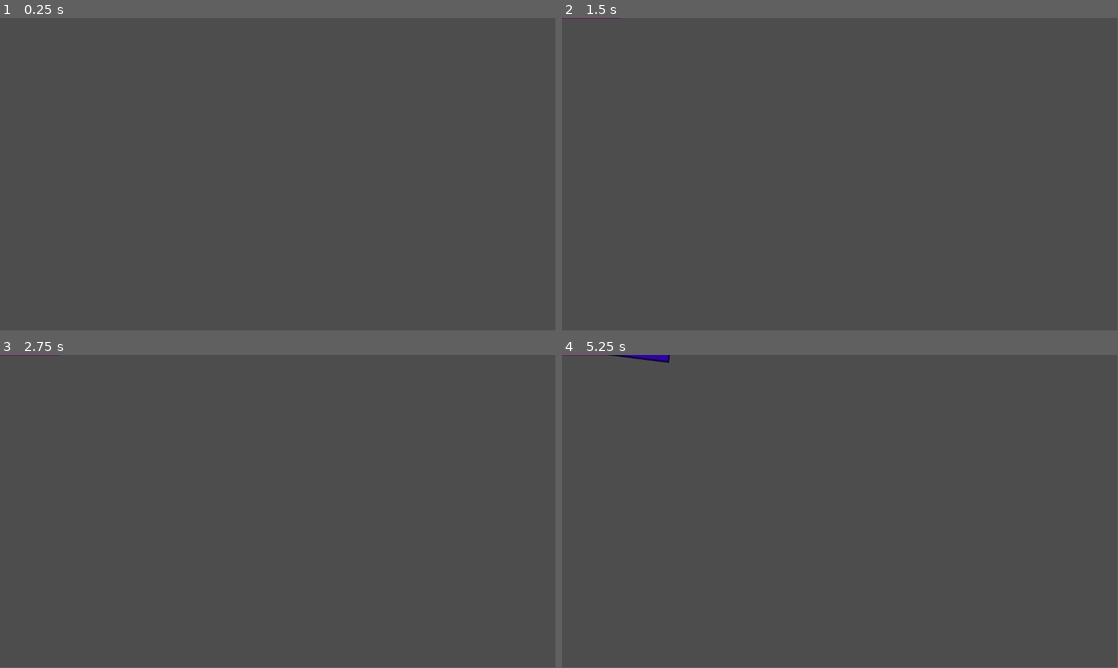
Above: before the commit, frames 1-4 (two rows, left to right).
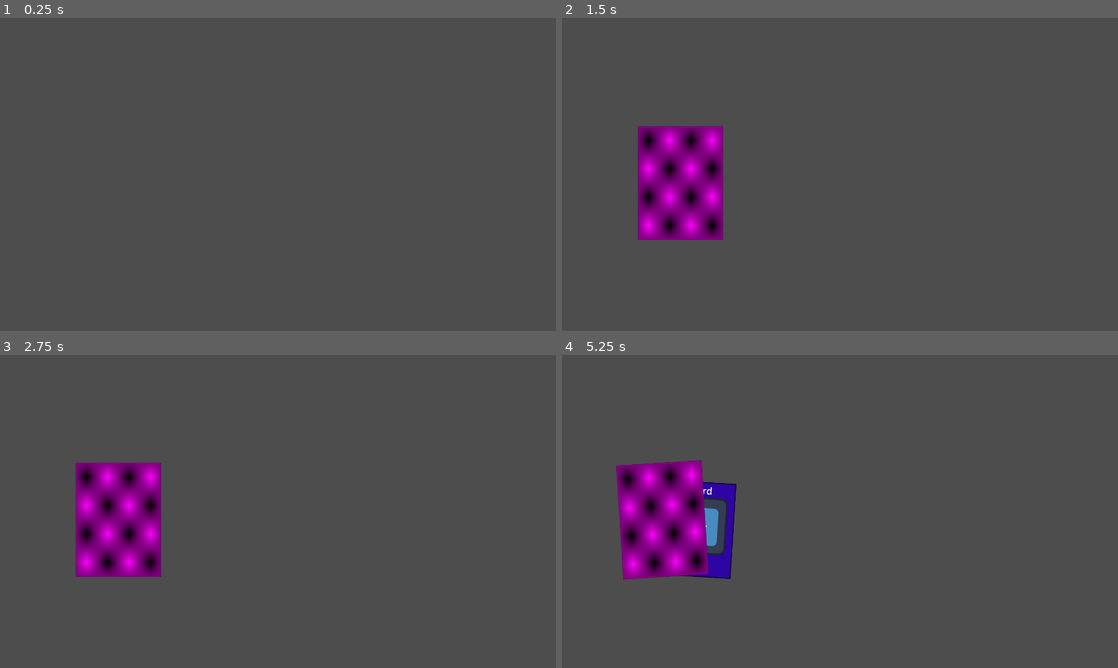
Above: after the commit, the same moments.

Repository: MamaDespik/GGJ-1
Game: Godot game, scene res://Cards/hand.tscn
Two runs of this game, one before a commit and one after it. Both use one fixed random seed, a clock stepped at 60 frames per second and the inputs below. This scene is started directly instead of the project's main scene. The engine's default icon, where the game draws it, is replaced by a stand-in: a white triangle on a blue panel in a dark square.
Inputs (mouse positions are in pixels of both pictures, inside the frame that each line leads up to):
- Up to frame 1 (0.25 s): no input
- Up to frame 2 (1.5 s): tap Enter (ui_accept) at 0.5, 0.77, 1.07 s; move the mouse to (962, 158) at 0.52 s; press the mouse at (962, 158) at 0.53 s; hold D (move_right) 0.53-1.28 s; tap Mouse wheel up (change_highlight_left, bound only after the… at 0.8, 1.35 s; move the mouse to (728, 190) at 1.27 s; release the mouse at (728, 190) at 1.28 s; hold S (move_down) from 1.28 s (still down)
- Up to frame 3 (2.75 s): tap Enter (ui_accept) at 1.52, 1.82, 2.3 s; tap Mouse wheel down (change_highlight_right, bound only after … at 1.55 s; move the mouse to (333, 442) at 2.02 s; release S (move_down) at 2.03 s; hold D (move_right) from 2.03 s (still down); hold Mouse wheel down (change_highlight_right, bound only after … from 2.03 s (still down)
- Up to frame 4 (5.25 s): move the mouse to (812, 574) at 2.77 s; release D (move_right) at 2.78 s; release Mouse wheel down (change_highlight_right, bound only after … at 2.78 s; hold W (move_up) 2.78-3.53 s; tap Enter (ui_accept) at 2.85, 3.02, 3.32, 3.77, 4.07, 4.52, 4.82 s; click (812, 574) at 3.05 s; move the mouse to (1006, 558) at 3.52 s; press the mouse at (1006, 558) at 3.53 s; hold A (move_left) 3.53-5.03 s; tap Mouse wheel up (change_highlight_left, bound only after the… at 3.8, 4.35 s; move the mouse to (673, 464) at 4.27 s; release the mouse at (673, 464) at 4.28 s; tap Mouse wheel down (change_highlight_right, bound only after … at 4.55 s; move the mouse to (867, 511) at 5.02 s; hold S (move_down) from 5.03 s (still down); hold Mouse wheel down (change_highlight_right, bound only after … from 5.03 s (still down)
In our replay, the window is 799x449 before the commit and 800x450 after it. These sizes can differ from the game's own. Grey fills any space a smaller window leaves; there, only what the larger window draws over its background counts as a difference.

The runs differ from the first frame. In frame 1, only the window size differs. In frame 2, 5.6% of the frame differs, in the area x 0-29%, y 0-71%; in frame 3, 5.6%; in frame 4, 7.0%, in the area x 0-32%, y 0-72%.

Commit message:
Card Highlighting and Use

Diff:
--- a/godovelopment-game-jam-1/Cards/card.gd
+++ b/godovelopment-game-jam-1/Cards/card.gd
@@ -6,6 +6,7 @@
 @export var card_text:String
 
 var is_face_up:bool = true
+var is_highlighted:bool = false
 
 @onready var card_model = $CardSprite/CardModelViewport/CardModel
 @onready var card_front = %CardFront
@@ -20,7 +21,10 @@
 
 func _input(event):
 	if event.is_action_pressed("ui_accept"): #DEBUG
-		flip()
+		if is_highlighted: flip()
+	if event.is_action_pressed("select"):
+		if is_highlighted:
+			use()
 	return
 
 func flip():
@@ -33,5 +37,22 @@
 	return
 
 func use():
+	dehighlight()
 	used.emit(self)
 	return
+
+func highlight():
+	is_highlighted = true
+	z_index = 99
+	var tween:Tween = create_tween()
+	tween.tween_property(self, "scale", Vector2(1.2,1.2), .2)
+	#TODO
+	return
+
+func dehighlight():
+	is_highlighted = false
+	z_index = 0
+	var tween:Tween = create_tween()
+	tween.tween_property(self, "scale", Vector2(1,1), .2)
+	#TODO
+	return
--- a/godovelopment-game-jam-1/Cards/card_pile.gd
+++ b/godovelopment-game-jam-1/Cards/card_pile.gd
@@ -18,6 +18,7 @@
 	for i in range(cards.size(),0, -1):
 		cards[i-1].position = position + ((i-1) * Vector2(offset, offset))
 		add_child(cards[i-1])
+		cards[i-1].dehighlight()
 	return
 
 func add_card(card:Card):
--- a/godovelopment-game-jam-1/Cards/hand.gd
+++ b/godovelopment-game-jam-1/Cards/hand.gd
@@ -5,8 +5,9 @@
 var spacing:int = 100
 var angle_spacing:float = PI/25
 var cards:Array[Card]
+var highlight_index:int = -1
 
-signal card_played
+signal card_played(card:Card)
 signal empty
 
 func _ready() -> void:
@@ -17,26 +18,32 @@
 		add_card(load("res://Cards/card.tscn").instantiate())
 	if event.is_action_pressed("cancel"): #DEBUG
 		remove_card(cards[0])
+	if event.is_action_pressed("change_highlight_left"):
+		highlight_index = wrapi(highlight_index-1, 0, cards.size())
+		update_highlight()
+	if event.is_action_pressed("change_highlight_right"):
+		highlight_index = wrapi(highlight_index+1, 0, cards.size())
+		update_highlight()
 	return
 
 func update_hand():
 	for child in get_children():
 		remove_child(child)
 
+	@warning_ignore("integer_division")
 	var start_position:int = -(spacing*(cards.size()-1))/2
 	var start_angle:float = -(angle_spacing*(cards.size()-1))/2
 	for i in cards.size():
 		add_child(cards[i])
-		cards[i].position.x = start_position + (spacing * i)
-		cards[i].rotation = start_angle + (angle_spacing*i)
-	return
-
-func draw_card():
-	#TODO
+		if !cards[i].is_face_up: cards[i].flip()
+		var tween:Tween = create_tween()
+		tween.tween_property(cards[i], "position", Vector2(start_position + (spacing * i), position.y),.2)
+		tween.tween_property(cards[i], "rotation", start_angle + (angle_spacing*i),.2)
 	return
 
 func add_card(card:Card):
 	cards.append(card)
+	card.used.connect(_on_card_used)
 	update_hand()
 	return
 
@@ -49,3 +56,14 @@
 		empty.emit()
 	update_hand()
 	return
+
+func update_highlight():
+	for card:Card in cards:
+		card.dehighlight()
+	cards[highlight_index].highlight()
+	return
+
+func _on_card_used(card:Card):
+	remove_card(card)
+	card_played.emit(card)
+	return
--- a/godovelopment-game-jam-1/Cards/hand.tscn
+++ b/godovelopment-game-jam-1/Cards/hand.tscn
@@ -3,4 +3,5 @@
 [ext_resource type="Script" uid="uid://dnbypn1p6yh36" path="res://Cards/hand.gd" id="1_cexud"]
 
 [node name="Hand" type="Node2D"]
+position = Vector2(409, 382)
 script = ExtResource("1_cexud")
--- a/godovelopment-game-jam-1/project.godot
+++ b/godovelopment-game-jam-1/project.godot
@@ -14,6 +14,12 @@
 run/main_scene="uid://d00l07i5ch5hn"
 config/features=PackedStringArray("4.4", "GL Compatibility")
 config/icon="res://Assets/icon.svg"
+
+[display]
+
+window/size/viewport_width=1920
+window/size/viewport_height=1080
+window/stretch/mode="viewport"
 
 [input]
 
@@ -53,13 +59,13 @@
 , Object(InputEventMouseButton,"resource_local_to_scene":false,"resource_name":"","device":-1,"window_id":0,"alt_presse …(249 unchanged characters)…
 ]
 }
-change_selection_left={
+change_highlight_left={
 "deadzone": 0.2,
 "events": [Object(InputEventJoypadButton,"resource_local_to_scene":false,"resource_name":"","device":-1,"button_index":9,"pressure":0.0,"pressed":true,"script":null)
 , Object(InputEventMouseButton,"resource_local_to_scene":false,"resource_name":"","device":-1,"window_id":0,"alt_presse …(249 unchanged characters)…
 ]
 }
-change_selection_right={
+change_highlight_right={
 "deadzone": 0.2,
 "events": [Object(InputEventJoypadButton,"resource_local_to_scene":false,"resource_name":"","device":-1,"button_index":10,"pressure":0.0,"pressed":true,"script":null)
 , Object(InputEventMouseButton,"resource_local_to_scene":false,"resource_name":"","device":-1,"window_id":0,"alt_presse …(250 unchanged characters)…
Not shown, changed: TODO.txt
